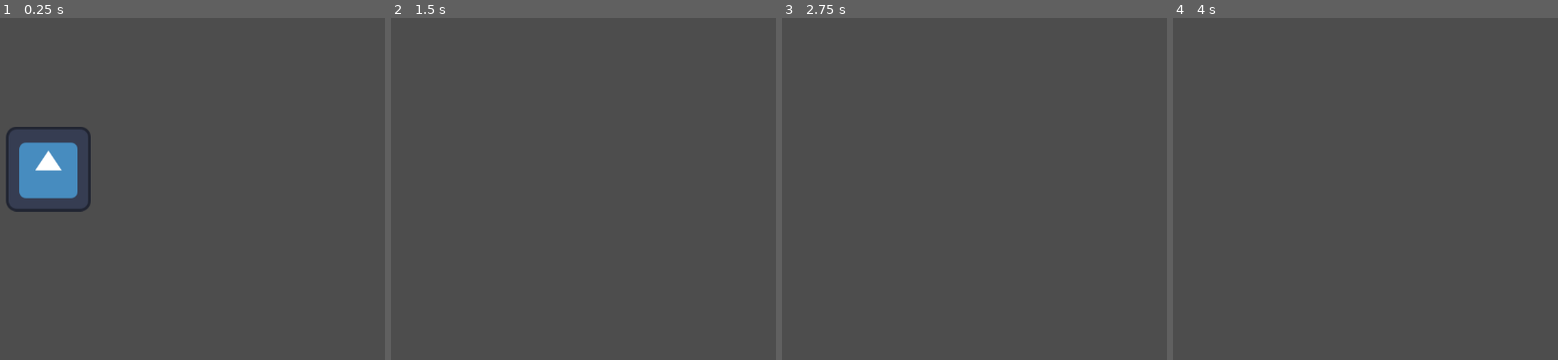
Above: before the commit, frames 1-4 (left to right).
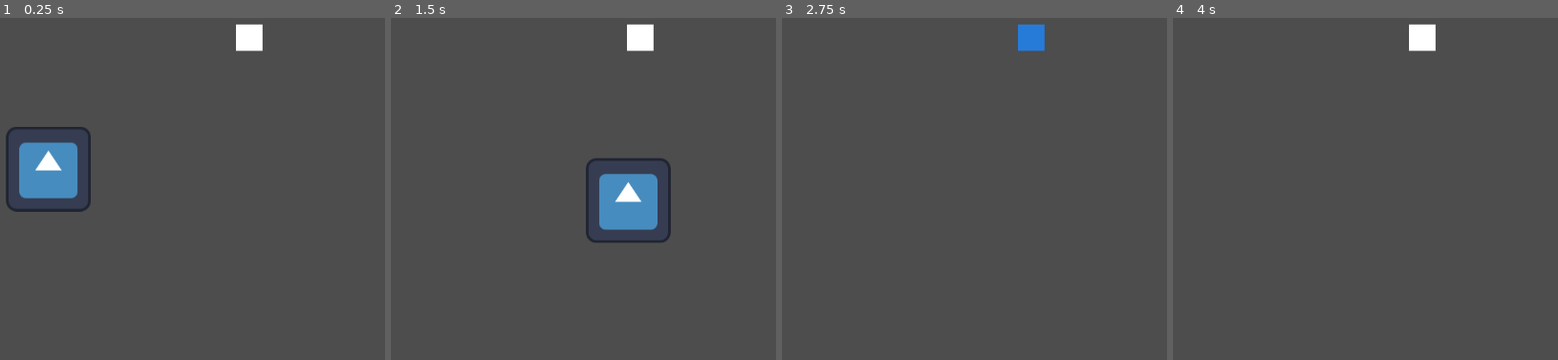
Above: after the commit, the same moments.

Repository: NK-1-10/Godot-Strange-Places
Game: Godot game, scene res://main.tscn
Same seed, same stepped clock (60 frames per second), same inputs: the game is played once before the commit and once after it. The engine's default icon, where the game draws it, is replaced by a stand-in: a white triangle on a blue panel in a dark square.
Inputs:
- Up to frame 1 (0.25 s): no input
- Up to frame 2 (1.5 s): tap Enter (ui_accept) at 0.5 s; hold Keypad 8 (Dash, bound only after the commit) 0.53-1.28 s; hold Right (ui_right) from 0.53 s (still down); tap Keypad 7 (Double_jump, bound only after the commit) at 0.77, 0.8, 1.07, 1.35 s
- Up to frame 3 (2.75 s): tap Keypad 7 (Double_jump, bound only after the commit) at 1.52, 1.82, 2.3 s; tap Keypad 8 (Dash, bound only after the commit) at 1.55 s; release Right (ui_right) at 2.03 s; hold Left (ui_left) from 2.03 s (still down); hold Keypad 8 (Dash, bound only after the commit) from 2.03 s (still down)
- Up to frame 4 (4 s): tap Enter (ui_accept) at 2.75 s; release Left (ui_left) at 2.78 s; release Keypad 8 (Dash, bound only after the commit) at 2.78 s; hold Right (ui_right) from 2.78 s (still down); tap Keypad 8 (Dash, bound only after the commit) at 2.85 s; tap Keypad 7 (Double_jump, bound only after the commit) at 3.02, 3.32 s; hold Keypad 7 (Double_jump, bound only after the commit) from 3.53 s (still down)

The runs differ from the first frame. In frame 1, 0.6% of the frame differs, in the area x 61-69%, y 1-10%; in frame 2, 3.7%, in the area x 50-73%, y 1-66%; in frame 3, 0.6%; in frame 4, 0.6%.

Commit message:
rect changes shape. is unfortunately a bit buggy

Diff:
--- /dev/null
+++ b/main.gd
@@ -0,0 +1,21 @@
+extends Node2D
+var doubleJump = false;
+var dash = false;
+
+
+func _input(event):
+	if event.is_action_pressed("Double_jump"):
+		if doubleJump == false:
+			$Basic.modulate = Color(0.148, 0.481, 0.85, 1.0)
+			doubleJump = true
+		else:
+			$Basic.modulate = Color(1.0, 1.0, 1.0, 1.0)
+			doubleJump = false
+
+	if event.is_action_pressed("Dash"):
+		if dash == false:
+			$Basic.modulate = Color(0.847, 0.239, 0.133, 1.0)
+			dash = true
+		else:
+			$Basic.modulate = Color(1.0, 1.0, 1.0, 1.0)
+			dash = false
--- a/main.tscn
+++ b/main.tscn
@@ -1,12 +1,17 @@
 [gd_scene format=3 uid="uid://cgkpqrev3vci0"]
 
 [ext_resource type="Script" uid="uid://bmajb5x8g0sef" path="res://character_body_2d.gd" id="1_0xm2m"]
+[ext_resource type="Script" uid="uid://cte876u1od3p6" path="res://main.gd" id="1_h2yge"]
 [ext_resource type="Texture2D" uid="uid://d1fi3fdofcnac" path="res://icon.svg" id="2_h2yge"]
 
 [sub_resource type="RectangleShape2D" id="RectangleShape2D_1bvp3"]
 size = Vector2(118.5, 117)
 
+[sub_resource type="RectangleShape2D" id="RectangleShape2D_0xm2m"]
+size = Vector2(372, 20)
+
 [node name="Node2D" type="Node2D" unique_id=1571014362]
+script = ExtResource("1_h2yge")
 
 [node name="CharacterBody2D" type="CharacterBody2D" parent="." unique_id=2144189251]
 position = Vector2(13, 22)
@@ -19,3 +24,15 @@
 [node name="CollisionShape2D" type="CollisionShape2D" parent="CharacterBody2D" unique_id=432324156]
 position = Vector2(545, 309)
 shape = SubResource("RectangleShape2D_1bvp3")
+
+[node name="Area2D" type="StaticBody2D" parent="." unique_id=337005781]
+
+[node name="CollisionShape2D" type="CollisionShape2D" parent="Area2D" unique_id=1662849706]
+position = Vector2(562, 468)
+shape = SubResource("RectangleShape2D_0xm2m")
+
+[node name="Basic" type="ColorRect" parent="." unique_id=8809940]
+offset_left = 842.0
+offset_top = 141.0
+offset_right = 882.0
+offset_bottom = 181.0
--- a/project.godot
+++ b/project.godot
@@ -15,6 +15,19 @@
 config/features=PackedStringArray("4.6", "GL Compatibility")
 config/icon="res://icon.svg"
 
+[input]
+
+Double_jump={
+"deadzone": 0.2,
+"events": [Object(InputEventKey,"resource_local_to_scene":false,"resource_name":"","device":0,"window_id":0,"alt_pressed":false,"shift_pressed":false,"ctrl_pressed":false,"meta_pressed":false,"pressed":false,"keycode":0,"physical_keycode":4194445,"key_label":0,"unicode":0,"location":0,"echo":false,"script":null)
+]
+}
+Dash={
+"deadzone": 0.2,
+"events": [Object(InputEventKey,"resource_local_to_scene":false,"resource_name":"","device":0,"window_id":0,"alt_pressed":false,"shift_pressed":false,"ctrl_pressed":false,"meta_pressed":false,"pressed":false,"keycode":0,"physical_keycode":4194446,"key_label":0,"unicode":0,"location":0,"echo":false,"script":null)
+]
+}
+
 [physics]
 
 3d/physics_engine="Jolt Physics"
Not shown, added: main.gd.uid
